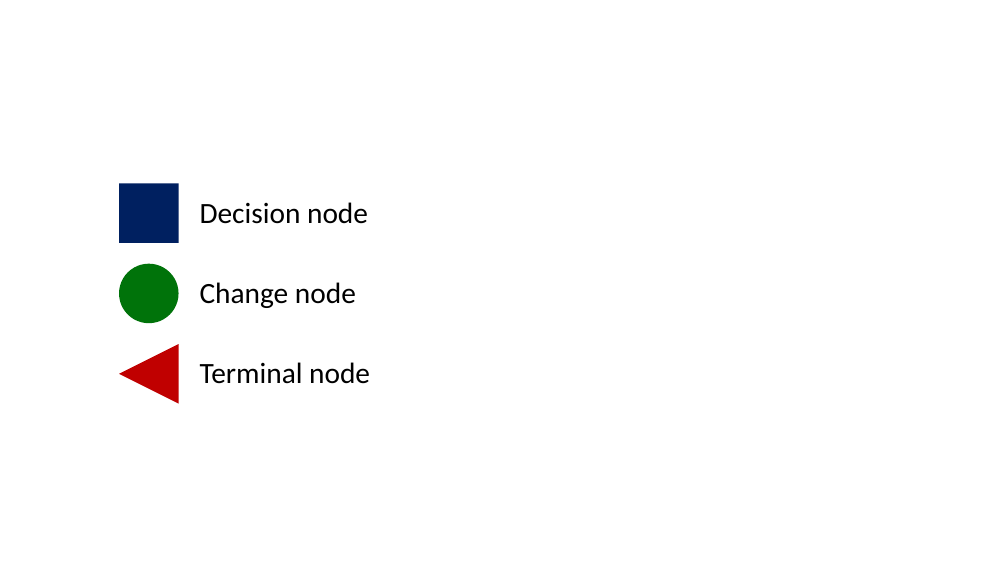
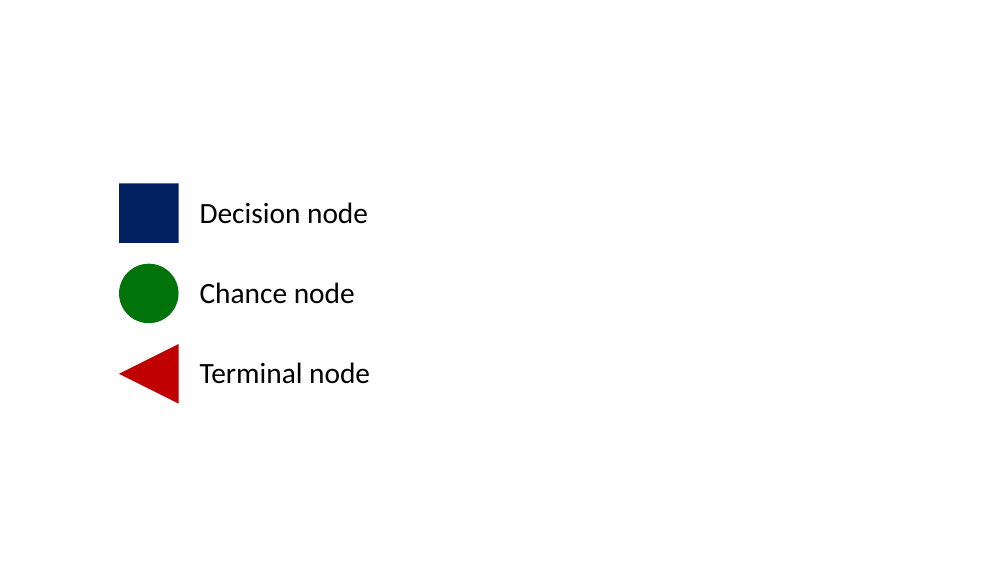
Before and after one commit to altonrus/epib-676, a slide deck: slide 4 of sessions/03-probability_decision_trees/making_figs.pptx. Drawn at 1008x567 pixels with LibreOffice and Linux fonts; fonts in the diff are those of the drawing. Boxes give left, top, right and bottom in pixels: in the first picture for what was removed or moved away, otherwise in the second. Text is boxed around its words. In the diff, an @@ line names an element or a change of style, - is before the commit and + after.

Commit message:
worked on lectures 2&3 and assignment 2

```diff
--- a/sessions/03-probability_decision_trees/making_figs.pptx
+++ b/sessions/03-probability_decision_trees/making_figs.pptx
@@ text at bbox=[200, 282, 355, 304]: text changed @@
-Change node
+Chance node
```
Also in this commit, not shown: 25 other files.
